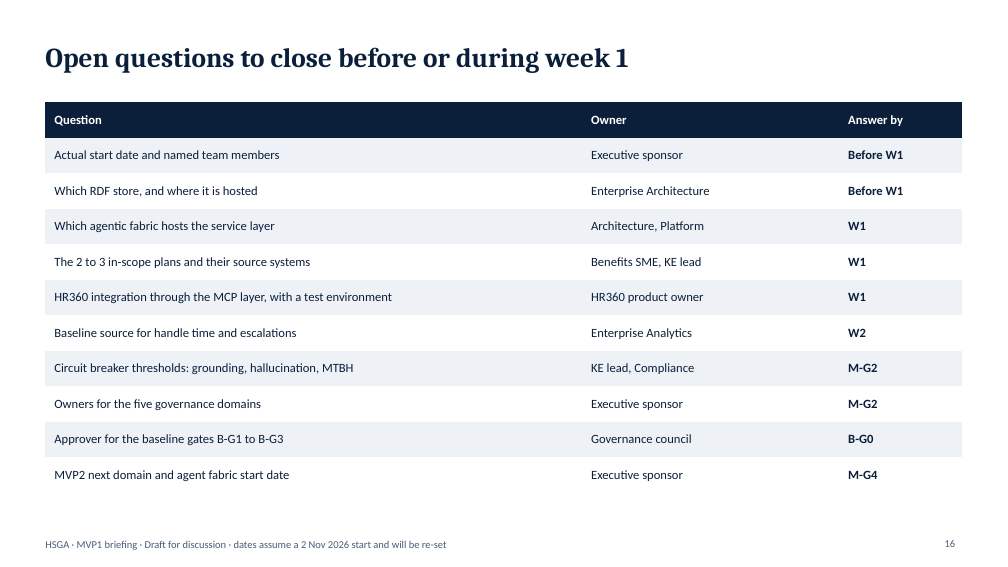
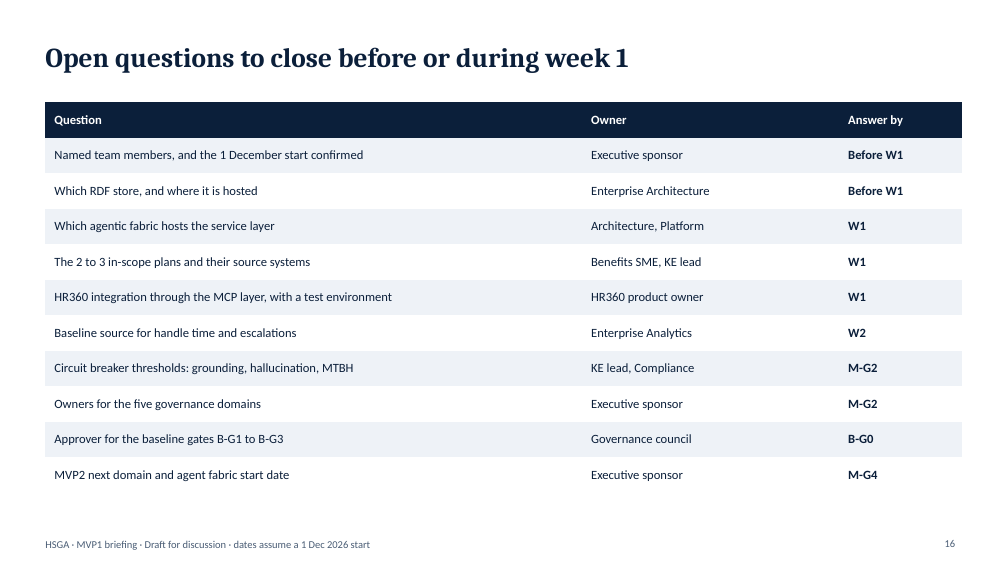
Before and after one commit to jeffw5/Knowledge-Engineering, a slide deck: slide 16 of KE Roadmap/MVP1/HSGA_MVP1_Briefing.pptx. Drawn at 1008x567 pixels with LibreOffice and Linux fonts; fonts in the diff are those of the drawing. Boxes give left, top, right and bottom in pixels: in the first picture for what was removed or moved away, otherwise in the second. Text is boxed around its words. In the diff, an @@ line names an element or a change of style, - is before the commit and + after.

```diff
--- a/KE Roadmap/MVP1/HSGA_MVP1_Briefing.pptx
+++ b/KE Roadmap/MVP1/HSGA_MVP1_Briefing.pptx
@@ table at box(45, 102, 963, 485) @@
-row 2, column 1: Actual start date and named team members
+row 2, column 1: Named team members, and the 1 December start confirmed
@@ text at box(45, 540, 370, 550): text changed @@
-HSGA · MVP1 briefing · Draft for discussion · dates assume a 2 Nov 2026 start and will be re-set
+HSGA · MVP1 briefing · Draft for discussion · dates assume a 1 Dec 2026 start
```
Also in this commit, not shown: 17 other slides changed, 17 other files.
